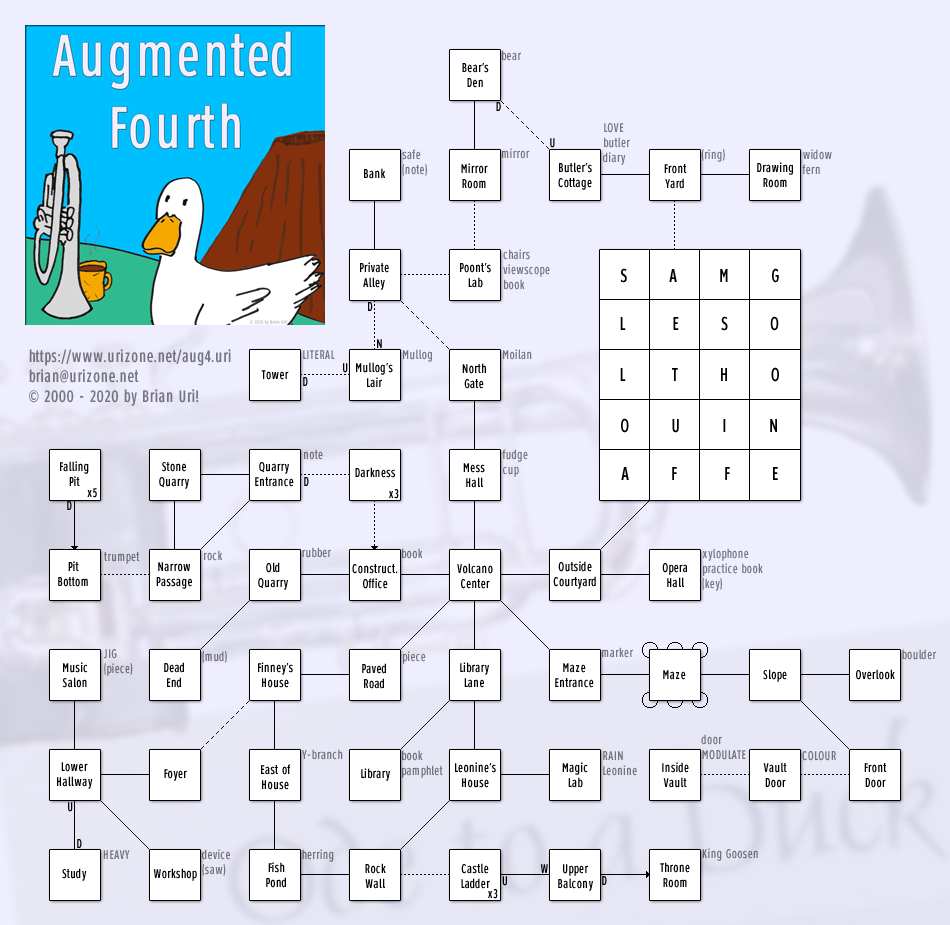
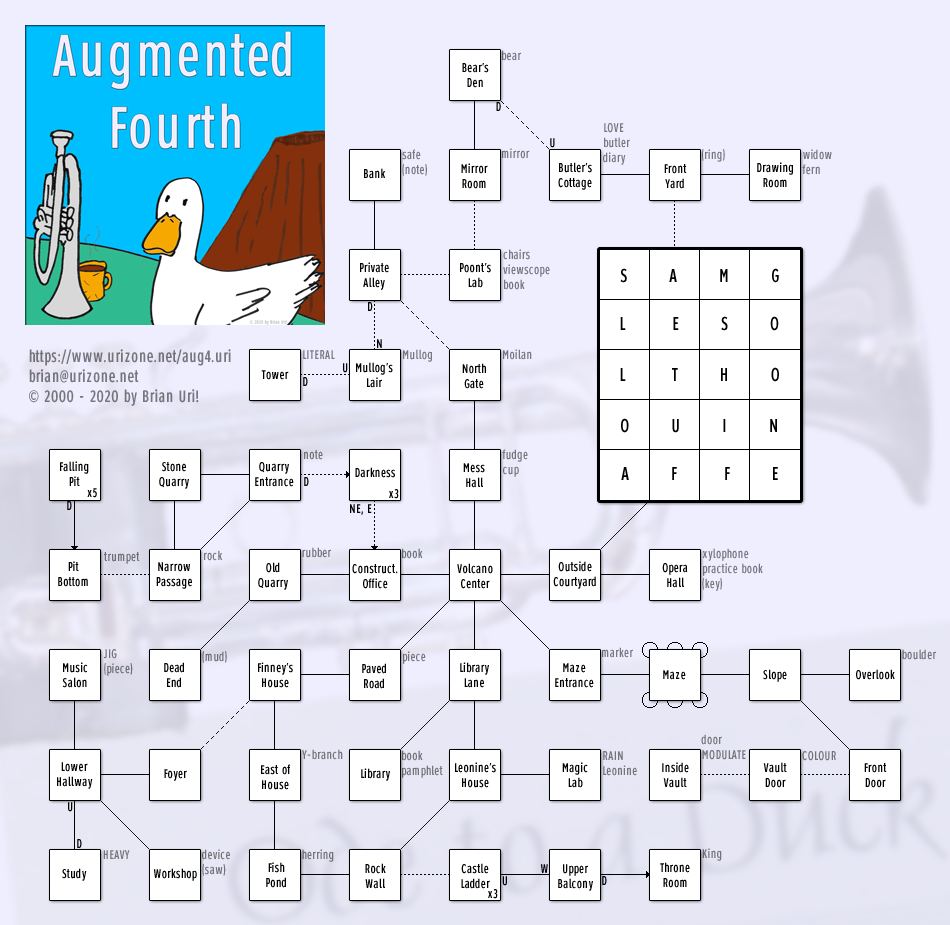
Layered file, before and after one edit (950px x 925px). Changes by layer:
painted on "Things" over [726, 849, 758, 859]
painted on "Labels" over [350, 504, 372, 515]
painted on "Lines" over [346, 471, 349, 478]
painted on "Rooms" over [598, 248, 802, 502]
